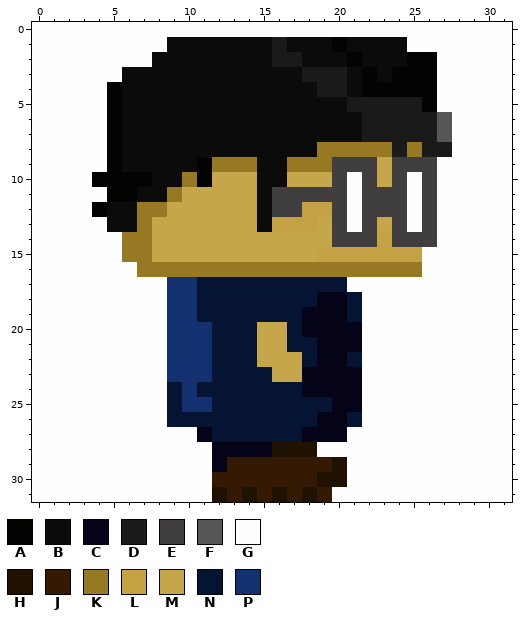
A pixel-art sprite gets an edit: data/steven/steven_right.png. The picture above is the old version.
The file is 32x32 pixels. Colours within 5 levels of each other are drawn and written as one.
Palette (. is transparent): A #030302  B #0b0b0b  C #050318  D #1a1a1a  E #403e3e  F #575656  G #fefefe  H #1f1200  J #341a02  K #977823  L #c4a244  M #c6a64b  N #051432  P #133071
Pixels before, first column x 0:
 0 GGGGGGGGGGGGGGGGGGGGGGGGGGGGGGGG
 1 GGGGGGGGGBBBBBBBDBBBABBBBGGGGGGG
 2 GGGGGGGGBBBBBBBBDDBBBABBBAAGGGGG
 3 GGGGGGBBBBBBBBBBBBDDDBABAAAGGGGG
 4 GGGGGABBBBBBBBBBBBBDDBAAAAAGGGGG
 5 GGGGGABBBBBBBBBBBBBBBDDDDDAGGGGG
 6 GGGGGABBBBBBBBBBBBBBBBDDDDDFGGGG
 7 GGGGGABBBBBBBBBBBBBBBBDDDDDFGGGG
 8 GGGGGABBBBBBBBBBBBBKKKKKDKDDGGGG
 9 GGGGGABBBBBAKKKBBKKKEEEMEEEGGGGG
10 GGGGAAAABBKAMMMBBMMMEGEMEGEGGGGG
11 GGGGGAABBKMMMMMBEEEEEGEEEGEGGGGG
12 GGGGABBKKMMMMMMBEELLEGEEEGEGGGGG
13 GGGGGBBKMMMMMMMBLLLMEGEMEGEGGGGG
14 GGGGGGKKMMMMMMMMMMMMEEELEEEGGGGG
15 GGGGGGKKMMMMMMMMMMMLLLLLLLGGGGGG
16 GGGGGGGKKKKKKKKKKKKKKKKKKKGGGGGG
17 GGGGGGGGGPPNNNNNNNNNNGGGGGGGGGGG
18 GGGGGGGGGPPNNNNNNNNCCNGGGGGGGGGG
19 GGGGGGGGGPPNNNNNNNCCCNGGGGGGGGGG
20 GGGGGGGGGPPPNNNMMNCCCCGGGGGGGGGG
21 GGGGGGGGGPPPNNNMMNNCCCGGGGGGGGGG
22 GGGGGGGGGPPPNNNMMMNCCNGGGGGGGGGG
23 GGGGGGGGGPPPNNNNMMCCCCGGGGGGGGGG
24 GGGGGGGGGNPNNNNNNNCCCCGGGGGGGGGG
25 GGGGGGGGGNPPNNNNNNNNCCGGGGGGGGGG
26 GGGGGGGGGNNNNNNNNNNCCNGGGGGGGGGG
27 GGGGGGGGGGGCNNNNNNCCCGGGGGGGGGGG
28 GGGGGGGGGGGGCCCCHHHGGGGGGGGGGGGG
29 GGGGGGGGGGGGCJJJJJJJHGGGGGGGGGGG
30 GGGGGGGGGGGGJJJJJJJHHGGGGGGGGGGG
31 GGGGGGGGGGGGHJHJHJHJGGGGGGGGGGGG
New version:
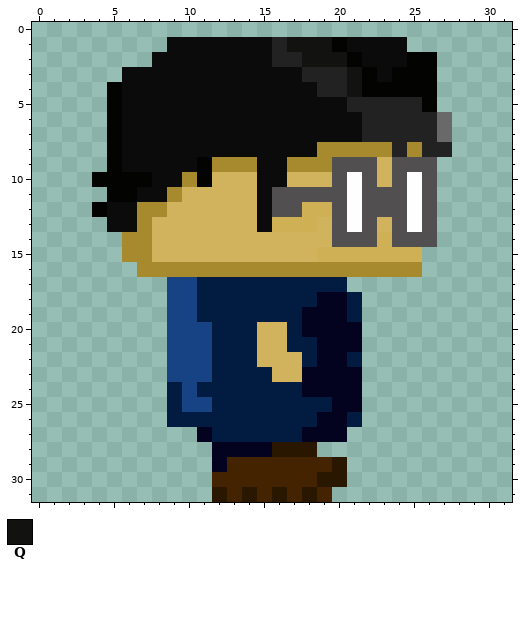
Colours new in this view: Q #121210
The exact change:
colour C: #050318 -> #030320
colour D: #1a1a1a -> #222222
colour E: #403e3e -> #514f4f
colour F: #575656 -> #6a6969
colour H: #1f1200 -> #2a1700
colour J: #341a02 -> #442300
colour K: #977823 -> #a88a2e
colour L: #c4a244 -> #cfb055
colour M: #c6a64b -> #d1b35d
colour N: #051432 -> #021c41
colour P: #133071 -> #174284
y 0: x 0..31 GGGGGGGGGGGGGGGGGGGGGGGGGGGGGGGG -> ................................
y 1: x 0..8 GGGGGGGGG -> .........; x 17..19 BBB -> QQQ; x 25..31 GGGGGGG -> .......
y 2: x 0..7 GGGGGGGG -> ........; x 18..20 BBB -> QQQ; x 27..31 GGGGG -> .....
y 3: x 0..5 GGGGGG -> ......; x 21 B -> Q; x 27..31 GGGGG -> .....
y 4: x 0..4 GGGGG -> .....; x 21 B -> Q; x 27..31 GGGGG -> .....
y 5: x 0..4 GGGGG -> .....; x 27..31 GGGGG -> .....
y 6..8: x 0..4 GGGGG -> .....; x 28..31 GGGG -> ....
y 9: x 0..4 GGGGG -> .....; x 27..31 GGGGG -> .....
y 10: x 0..3 GGGG -> ....; x 27..31 GGGGG -> .....
y 11: x 0..4 GGGGG -> .....; x 27..31 GGGGG -> .....
y 12: x 0..3 GGGG -> ....; x 27..31 GGGGG -> .....
y 13: x 0..4 GGGGG -> .....; x 27..31 GGGGG -> .....
y 14: x 0..5 GGGGGG -> ......; x 27..31 GGGGG -> .....
y 15: x 0..5 GGGGGG -> ......; x 26..31 GGGGGG -> ......
y 16: x 0..6 GGGGGGG -> .......; x 26..31 GGGGGG -> ......
y 17: x 0..8 GGGGGGGGG -> .........; x 21..31 GGGGGGGGGGG -> ...........
y 18..26: x 0..8 GGGGGGGGG -> .........; x 22..31 GGGGGGGGGG -> ..........
y 27: x 0..10 GGGGGGGGGGG -> ...........; x 21..31 GGGGGGGGGGG -> ...........
y 28: x 0..11 GGGGGGGGGGGG -> ............; x 19..31 GGGGGGGGGGGGG -> .............
y 29..30: x 0..11 GGGGGGGGGGGG -> ............; x 21..31 GGGGGGGGGGG -> ...........
y 31: x 0..11 GGGGGGGGGGGG -> ............; x 20..31 GGGGGGGGGGGG -> ............
